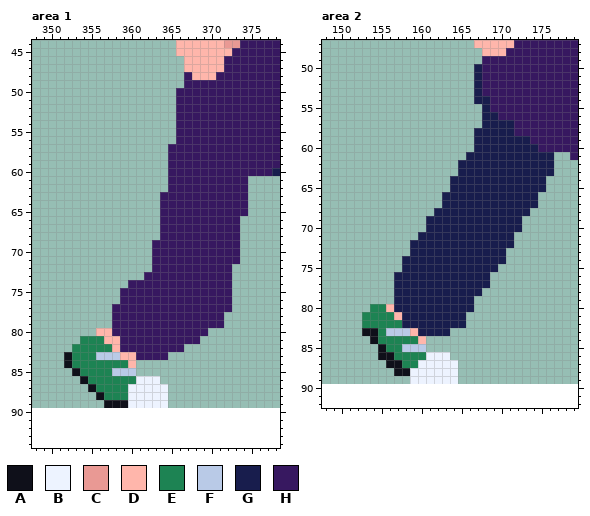
Edited in one commit: pixel-art file (Assets/Sprites/Personajes/personajePrincipal-Sheet.aseprite). The first picture shows the starting point.
400x90 pixels, 1 frame. Colours within 5 levels of each other are drawn and written as one. Shown: area 1: x 348..378, y 44..94; area 2: x 148..179, y 47..92. The old version is drawn lined up with the new one, on the new canvas. The commit also changed other parts of the picture, which this record leaves out.
Palette (. is transparent): A #0f101a  B #edf3ff  C #e99994  D #ffb6ab  E #1d8353  F #b9cae7  G #181d4d  H #371860
Pixels before, area 1, first column x 352:
44 ..............DDDDDDCCHHHHH
45 ..............DDDDDDDHHHHHH
46 ...............DDDDDHHHHHHH
47 ...............DDDDDHHHHHHH
48 ...............HDDDHHHHHHHH
49 ...............HHHHHHHHHHHH
50 ..............HHHHHHHHHHHHH
51 ..............HHHHHHHHHHHHH
52 ..............HHHHHHHHHHHHH
53 ..............HHHHHHHHHHHHH
54 ..............HHHHHHHHHHHHH
55 ..............HHHHHHHHHHHHH
56 ..............HHHHHHHHHHHHH
57 .............HHHHHHHHHHHHHH
58 .............HHHHHHHHHHHHHH
59 .............HHHHHHHHHHHHHH
60 .............HHHHHHHHHHHHHG
61 .............HHHHHHHHHH....
62 .............HHHHHHHHHH....
63 ............HHHHHHHHHHH....
64 ............HHHHHHHHHHH....
65 ............HHHHHHHHHHH....
66 ............HHHHHHHHHH.....
67 ............HHHHHHHHHH.....
68 ............HHHHHHHHHH.....
69 ...........HHHHHHHHHHH.....
70 ...........HHHHHHHHHHH.....
71 ...........HHHHHHHHHHH.....
72 ...........HHHHHHHHHH......
73 ..........HHHHHHHHHHH......
74 ........HHHHHHHHHHHHH......
75 .......HHHHHHHHHHHHHH......
76 .......HHHHHHHHHHHHHH......
77 ......HHHHHHHHHHHHHHH......
78 ......HHHHHHHHHHHHHH.......
79 ......HHHHHHHHHHHHHH.......
80 ....DDHHHHHHHHHHHH.........
81 ..EEEDDHHHHHHHHHH..........
82 .EEEEEDHHHHHHHH............
83 AEEEFFFDDHHHH..............
84 AEEEEEEED..................
85 .AEEEEFFF..................
86 ..AEEEEEEBBB...............
87 ...AEEEEBBBBB..............
88 ....AEEEBBBBB..............
89 .....AAABBBBB..............
Pixels before, area 2, first column x 153:
47 ..............DDDDDHHHHHHHH
48 ...............DDDHHHHHHHHH
49 ...............HHHHHHHHHHHH
50 ..............GHHHHHHHHHHHH
51 ..............GHHHHHHHHHHHH
52 ..............GHHHHHHHHHHHH
53 ..............GHHHHHHHHHHHH
54 ..............GGHHHHHHHHHHH
55 ...............GHHHHHHHHHHH
56 ...............GGHHHHHHHHHH
57 ...............GGGGHHHHHHHH
58 ..............GGGGGHHHHHHHH
59 ..............GGGGGGGHHHHHH
60 ..............GGGGGGGGHHHHH
61 .............GGGGGGGGGGG..H
62 ............GGGGGGGGGGGG...
63 ............GGGGGGGGGGGG...
64 ...........GGGGGGGGGGGG....
65 ...........GGGGGGGGGGGG....
66 ..........GGGGGGGGGGGG.....
67 ..........GGGGGGGGGGGG.....
68 .........GGGGGGGGGGGG......
69 ........GGGGGGGGGGGG.......
70 ........GGGGGGGGGGGG.......
71 .......GGGGGGGGGGGG........
72 ......GGGGGGGGGGGGG........
73 ......GGGGGGGGGGGG.........
74 .....GGGGGGGGGGGGG.........
75 .....GGGGGGGGGGGG..........
76 ....GGGGGGGGGGGG...........
77 ....GGGGGGGGGGGG...........
78 ....GGGGGGGGGGG............
79 ....GGGGGGGGGG.............
80 .EEDGGGGGGGGGG.............
81 EEEEDGGGGGGGG..............
82 EEEEEGGGGGGGG..............
83 AAEFFFDGGGG................
84 .AEEEEED...................
85 ..AEEFFF...................
86 ..AAEEEEBBB................
87 ...AAEEBBBBB...............
88 ....AABBBBBB...............
89 ......BBBBBB...............
Once edited:
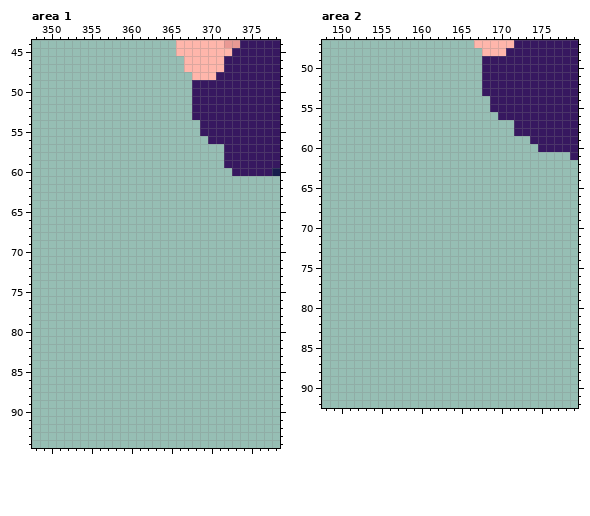
Edits made:
canvas 400x90 -> 400x180
Area 1:
y 48..49: x 367 H -> .
y 50..53: x 366..367 HH -> ..
y 54..55: x 366..368 HHH -> ...
y 56: x 366..369 HHHH -> ....
y 57..59: x 365..371 HHHHHHH -> .......
y 60: x 365..372 HHHHHHHH -> ........
y 61..62: x 365..374 HHHHHHHHHH -> ..........
y 63..65: x 364..374 HHHHHHHHHHH -> ...........
y 66..68: x 364..373 HHHHHHHHHH -> ..........
y 69..71: x 363..373 HHHHHHHHHHH -> ...........
y 72: x 363..372 HHHHHHHHHH -> ..........
y 73: x 362..372 HHHHHHHHHHH -> ...........
y 74: x 360..372 HHHHHHHHHHHHH -> .............
y 75..76: x 359..372 HHHHHHHHHHHHHH -> ..............
y 77: x 358..372 HHHHHHHHHHHHHHH -> ...............
y 78..79: x 358..371 HHHHHHHHHHHHHH -> ..............
y 80: x 356..369 DDHHHHHHHHHHHH -> ..............
y 81: x 354..368 EEEDDHHHHHHHHHH -> ...............
y 82: x 353..366 EEEEEDHHHHHHHH -> ..............
y 83: x 352..364 AEEEFFFDDHHHH -> .............
y 84: x 352..360 AEEEEEEED -> .........
y 85: x 353..360 AEEEEFFF -> ........
y 86: x 354..363 AEEEEEEBBB -> ..........
y 87: x 355..364 AEEEEBBBBB -> ..........
y 88: x 356..364 AEEEBBBBB -> .........
y 89: x 357..364 AAABBBBB -> ........
Area 2:
y 50..53: x 167 G -> .
y 54: x 167..168 GG -> ..
y 55: x 168 G -> .
y 56: x 168..169 GG -> ..
y 57: x 168..171 GGGG -> ....
y 58: x 167..171 GGGGG -> .....
y 59: x 167..173 GGGGGGG -> .......
y 60: x 167..174 GGGGGGGG -> ........
y 61: x 166..176 GGGGGGGGGGG -> ...........
y 62..63: x 165..176 GGGGGGGGGGGG -> ............
y 64..65: x 164..175 GGGGGGGGGGGG -> ............
y 66..67: x 163..174 GGGGGGGGGGGG -> ............
y 68: x 162..173 GGGGGGGGGGGG -> ............
y 69..70: x 161..172 GGGGGGGGGGGG -> ............
y 71: x 160..171 GGGGGGGGGGGG -> ............
y 72: x 159..171 GGGGGGGGGGGGG -> .............
y 73: x 159..170 GGGGGGGGGGGG -> ............
y 74: x 158..170 GGGGGGGGGGGGG -> .............
y 75: x 158..169 GGGGGGGGGGGG -> ............
y 76..77: x 157..168 GGGGGGGGGGGG -> ............
y 78: x 157..167 GGGGGGGGGGG -> ...........
y 79: x 157..166 GGGGGGGGGG -> ..........
y 80: x 154..166 EEDGGGGGGGGGG -> .............
y 81: x 153..165 EEEEDGGGGGGGG -> .............
y 82: x 153..165 EEEEEGGGGGGGG -> .............
y 83: x 153..163 AAEFFFDGGGG -> ...........
y 84: x 154..160 AEEEEED -> .......
y 85: x 155..160 AEEFFF -> ......
y 86: x 155..163 AAEEEEBBB -> .........
y 87: x 156..164 AAEEBBBBB -> .........
y 88: x 157..164 AABBBBBB -> ........
y 89: x 159..164 BBBBBB -> ......
